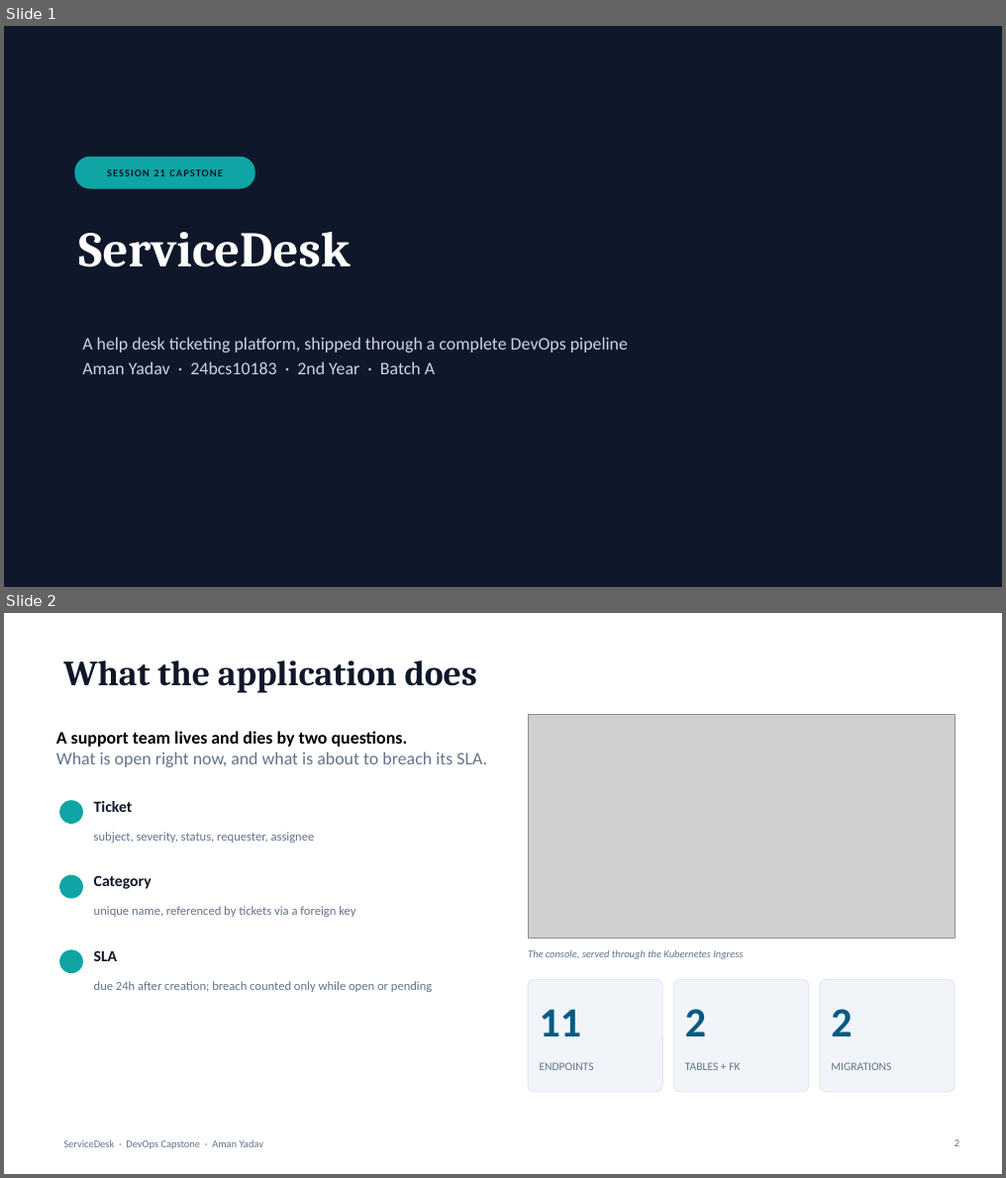
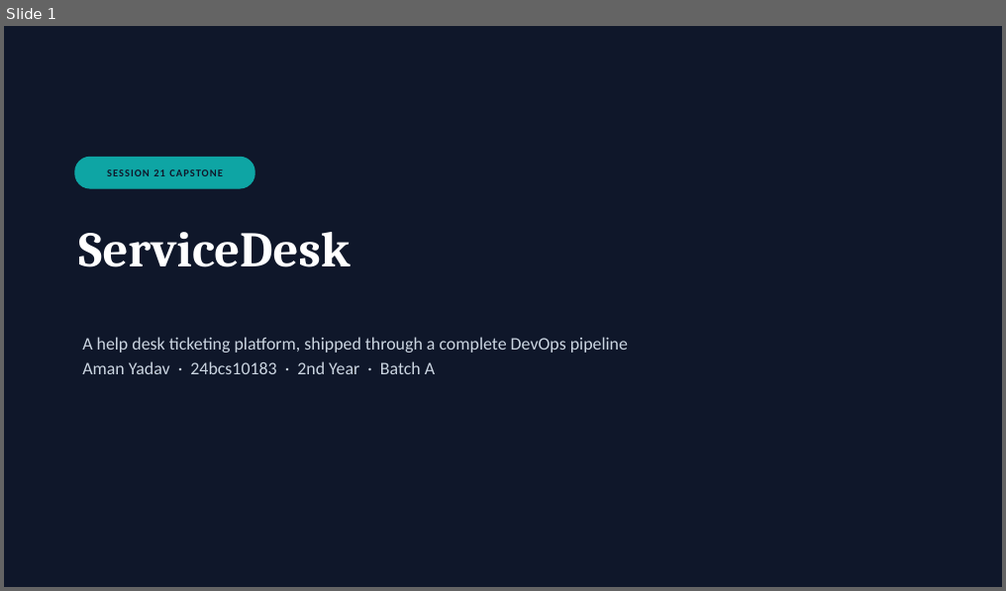
Before and after one commit to AmanYadav7015/devops-capstone-servicedesk, a slide deck: docs/deck/servicedesk-capstone.pptx. Shown one above the other, each under a label of ours: slides 1 and 2 before the commit, slide 1 after it. The pictures are 1006x1178 and 1006x591 pixels, drawn with LibreOffice and Linux fonts; fonts in the diff are those of the drawing; grey boxes stand for pictures. Boxes give left, top, right and bottom in pixels: in the first picture for what was removed or moved away, otherwise in the second. Text is boxed around its words. In the diff, an @@ line names an element or a change of style, - is before the commit and + after.

```diff
--- a/docs/deck/servicedesk-capstone.pptx
+++ b/docs/deck/servicedesk-capstone.pptx
@@ slide 2 removed at (4, 613, 1002, 1174), background #FFFFFF @@
@@ title removed at (63, 661, 477, 693) @@
-What the application does
@@ text removed at (56, 731, 487, 767) @@
-A support team lives and dies by two questions.
-What is open right now, and what is about to breach its SLA.
@@ picture removed at (528, 714, 954, 939) @@
@@ ellipse removed at (60, 801, 82, 823) @@
@@ text removed at (94, 801, 133, 812) @@
-Ticket
@@ text removed at (94, 832, 315, 843) @@
-subject, severity, status, requester, assignee
@@ ellipse removed at (60, 875, 82, 898) @@
@@ text removed at (94, 875, 152, 889) @@
-Category
@@ text removed at (94, 906, 355, 917) @@
-unique name, referenced by tickets via a foreign key
@@ ellipse removed at (60, 951, 82, 973) @@
@@ text removed at (94, 951, 118, 961) @@
-SLA
@@ text removed at (528, 951, 743, 959) @@
-The console, served through the Kubernetes Ingress
@@ text removed at (94, 981, 432, 992) @@
-due 24h after creation; breach counted only while open or pending
@@ rounded rectangle removed at (528, 980, 662, 1092) @@
@@ rounded rectangle removed at (674, 980, 809, 1092) @@
@@ rounded rectangle removed at (820, 980, 954, 1092) @@
@@ text removed at (540, 1009, 582, 1037) @@
-11
@@ text removed at (685, 1009, 706, 1037) @@
-2
@@ text removed at (831, 1009, 851, 1037) @@
-2
@@ text removed at (540, 1062, 594, 1070) @@
-ENDPOINTS
@@ text removed at (685, 1062, 740, 1070) @@
-TABLES + FK
@@ text removed at (831, 1062, 891, 1070) @@
-MIGRATIONS
@@ text removed at (63, 1141, 264, 1150) @@
-ServiceDesk · DevOps Capstone · Aman Yadav
@@ page number removed at (954, 1140, 959, 1147) @@
-2
```
Also in this commit, not shown: 9 slides changed, 10 slides added, 1 other slide removed, 1 other file.
